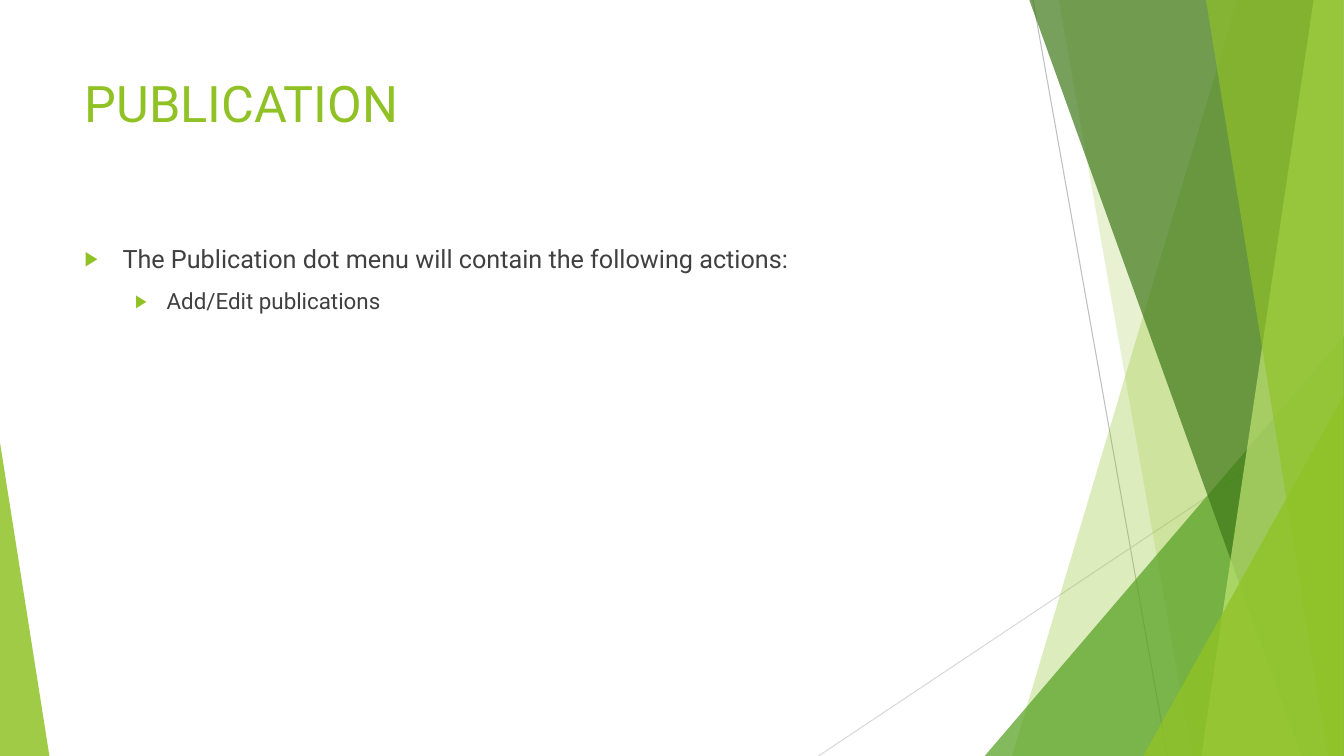
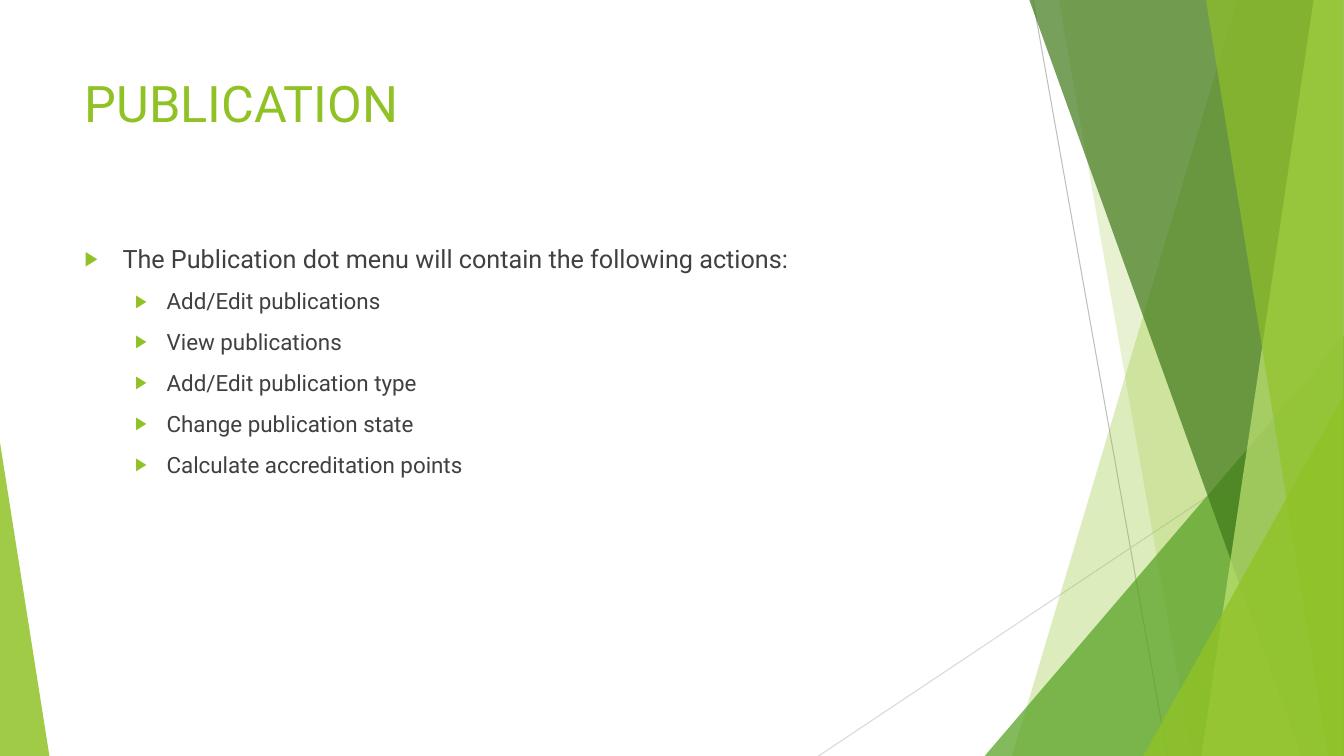
Before and after one commit to u14077893/Bravo, a slide deck: slide 13 of Android Interface/Presentation/COS 301 Presentation.pptx (slide 12 before the commit). Drawn at 1344x756 pixels with LibreOffice and Linux fonts; fonts in the diff are those of the drawing. Boxes give left, top, right and bottom in pixels: in the first picture for what was removed or moved away, otherwise in the second. Text is boxed around its words. In the diff, an @@ line names an element or a change of style, - is before the commit and + after.

```diff
--- a/Android Interface/Presentation/COS 301 Presentation.pptx
+++ b/Android Interface/Presentation/COS 301 Presentation.pptx
@@ text at <box>167,333,462,478</box>: paragraphs added @@
+  ▶ View publications
+  ▶ Add/Edit publication type
+  ▶ Change publication state
+  ▶ Calculate accreditation points
```
Also in this commit, not shown: 3 other slides changed, 5 slides added, 3 slides removed.
